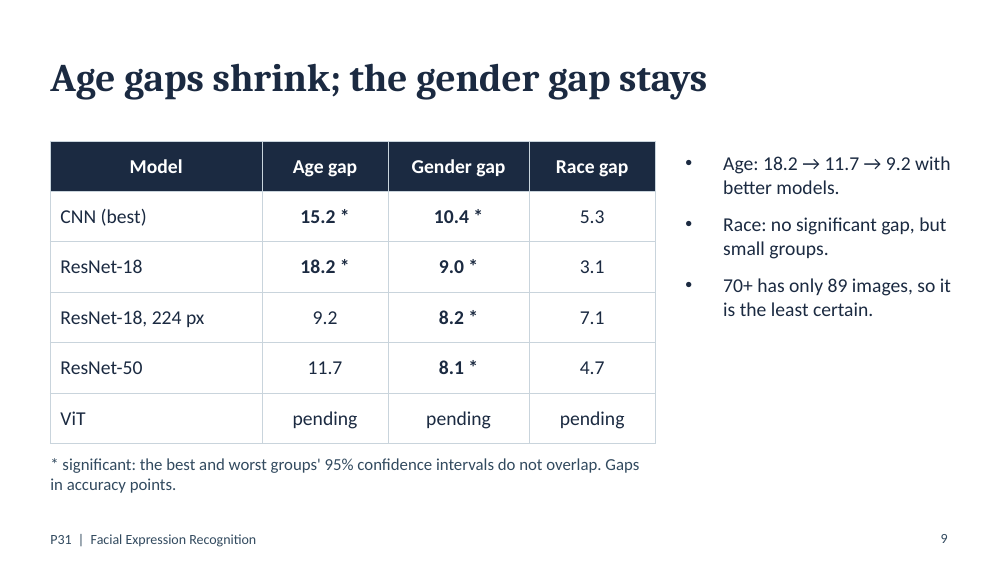
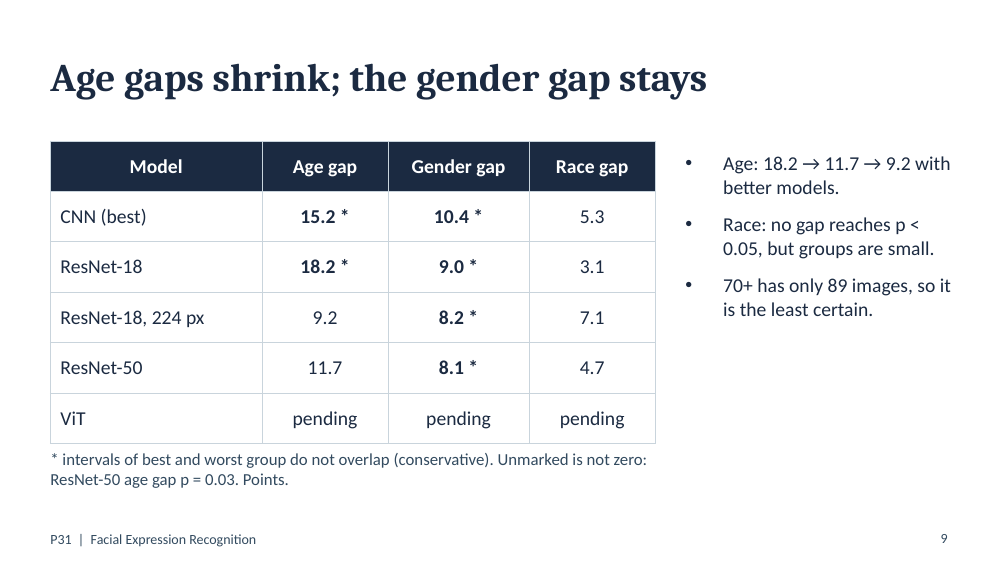
Before and after one commit to Neeraj-NP/P31-facial-expression-recognition, a slide deck: slide 9 of report/slides.pptx. Drawn at 1008x567 pixels with LibreOffice and Linux fonts; fonts in the diff are those of the drawing. Boxes give left, top, right and bottom in pixels: in the first picture for what was removed or moved away, otherwise in the second. Text is boxed around its words. In the diff, an @@ line names an element or a change of style, - is before the commit and + after.

Commit message:
Address review on #25: corrected claims, p-values, outline and method fixes (part of #17, #19)
- 'ResNet-50 best on both datasets / loses least' now scoped to models selected on FER-2013
  validation; adds the untuned CNN baseline (65.1% / 0.480) and a macro-F1 drop column, since
  RAF-DB is 39% happy and accuracy flatters
- significance wording: interval check is conservative, p-values added, gender-balanced 3.6
  gap is still a gap (p = 0.02); mitigation scope (gender and age + control) and the
  'unsure' oversampling stated
- men-versus-women emotion-mix check labelled ResNet-50 only, script src/class_mix_check.py
- method.md: BatchNorm eval-mode fix for the frozen backbone, validation-split optimism
- slides_outline.md restored from a corrupted edit and updated; deck rebuilt to match

```diff
--- a/report/slides.pptx
+++ b/report/slides.pptx
@@ text at (723,217,935,259): text changed @@
-• Race: no significant gap, but small groups.
+• Race: no gap reaches p < 0.05, but groups are small.
@@ text at (50,453,648,488): text changed @@
-* significant: the best and worst groups' 95% confidence intervals do not overlap. Gaps in accuracy points.
+* intervals of best and worst group do not overlap (conservative). Unmarked is not zero: ResNet-50 age gap p = 0.03. Points.
```
Also in this commit, not shown: 4 other slides changed, 3 other files.
